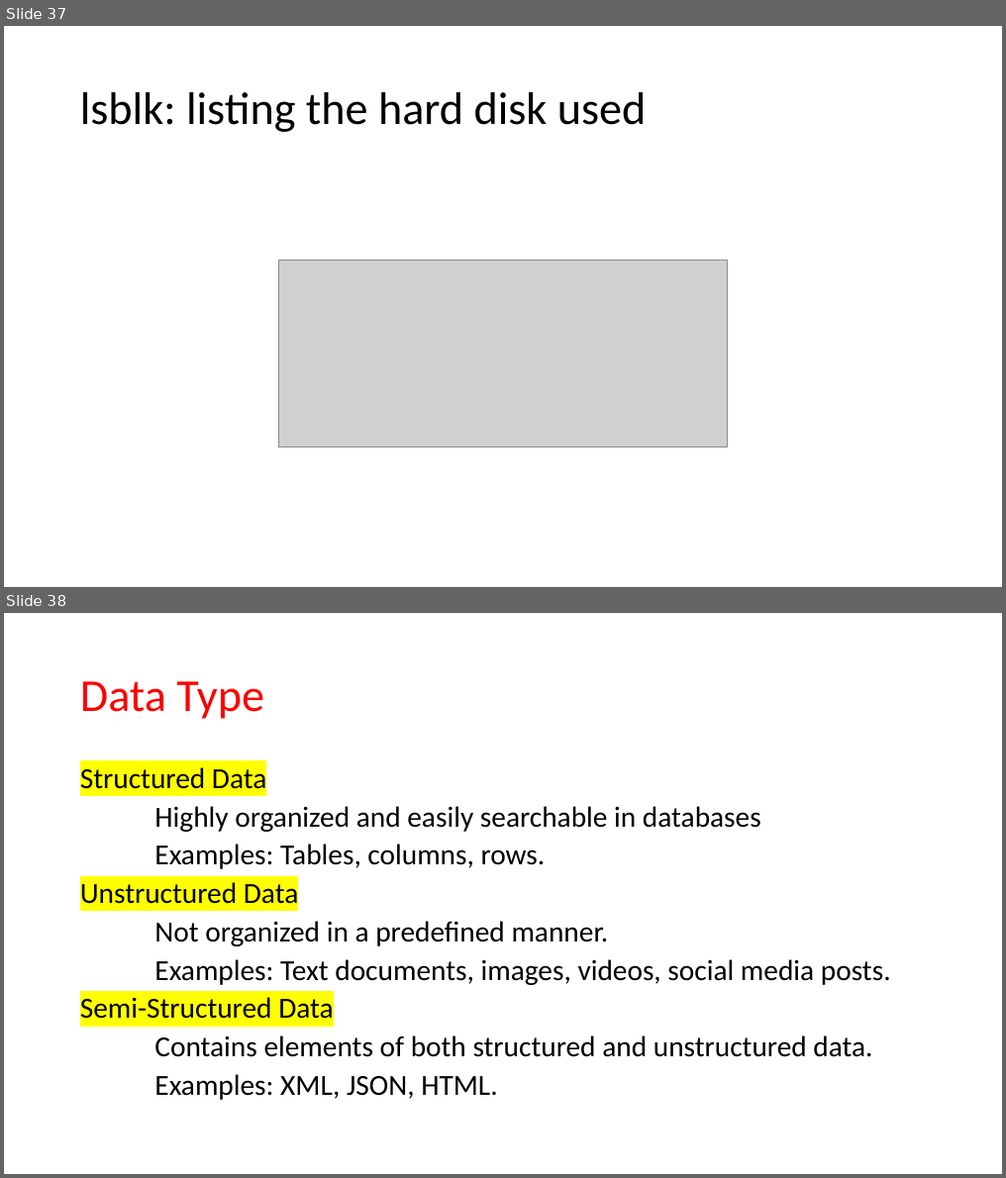
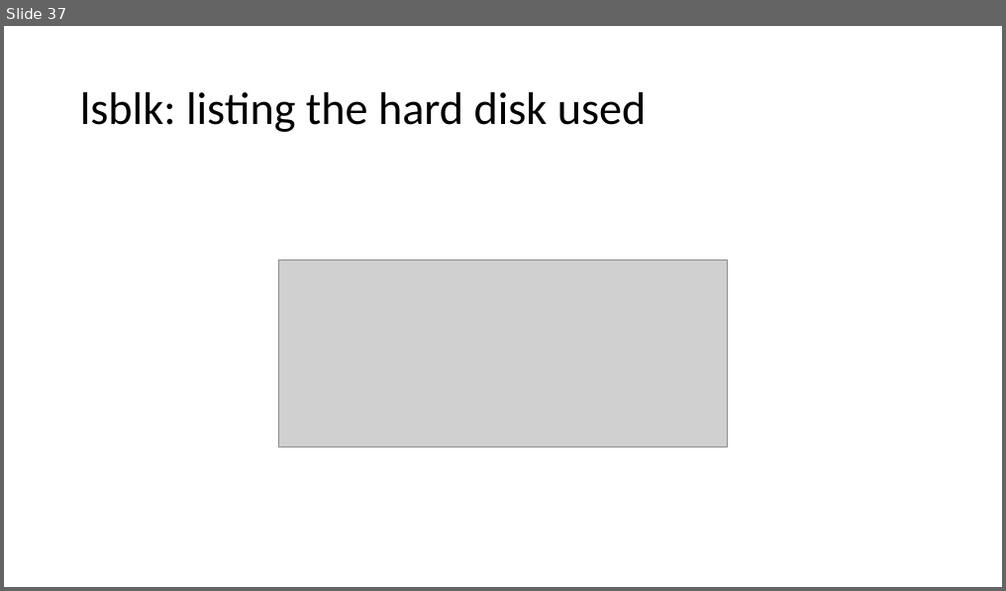
Before and after one commit to JanbaskDevops/Batch1, a slide deck: ClassRoomNotes/PPT/Networking and storage Basics.pptx. Shown one above the other, each under a label of ours: slides 37 and 38 before the commit, slide 37 after it. The pictures are 1006x1178 and 1006x591 pixels, drawn with LibreOffice and Linux fonts; fonts in the diff are those of the drawing; grey boxes stand for pictures. Boxes give left, top, right and bottom in pixels: in the first picture for what was removed or moved away, otherwise in the second. Text is boxed around its words. In the diff, an @@ line names an element or a change of style, - is before the commit and + after.

```diff
--- a/ClassRoomNotes/PPT/Networking and storage Basics.pptx
+++ b/ClassRoomNotes/PPT/Networking and storage Basics.pptx
@@ slide 38 removed at [4,613,1002,1174], background #FFFFFF @@
@@ title removed at [80,681,264,719] @@
-Data Type
@@ text removed at [80,767,891,1100] @@
-Structured Data
-Highly organized and easily searchable in databases
-Examples: Tables, columns, rows.
-Unstructured Data
-Not organized in a predefined manner.
-Examples: Text documents, images, videos, social media posts.
-Semi-Structured Data
-Contains elements of both structured and unstructured data.
-Examples: XML, JSON, HTML.
```
Also in this commit, not shown: 1 slide changed, 5 other slides removed, 3 other files.
